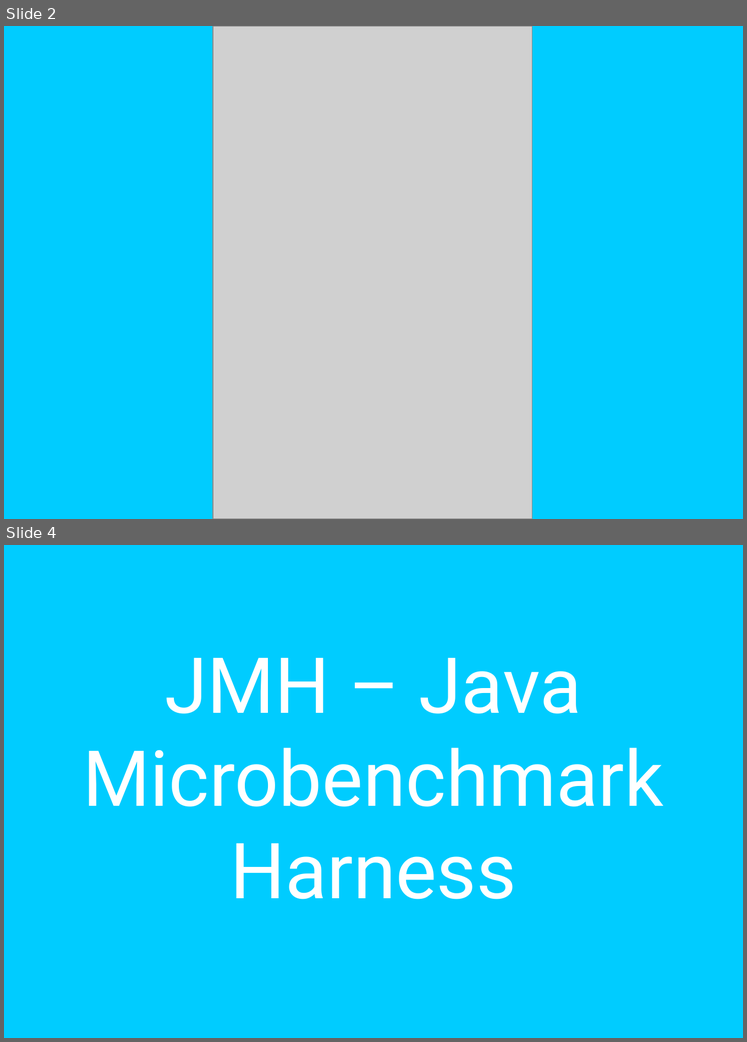
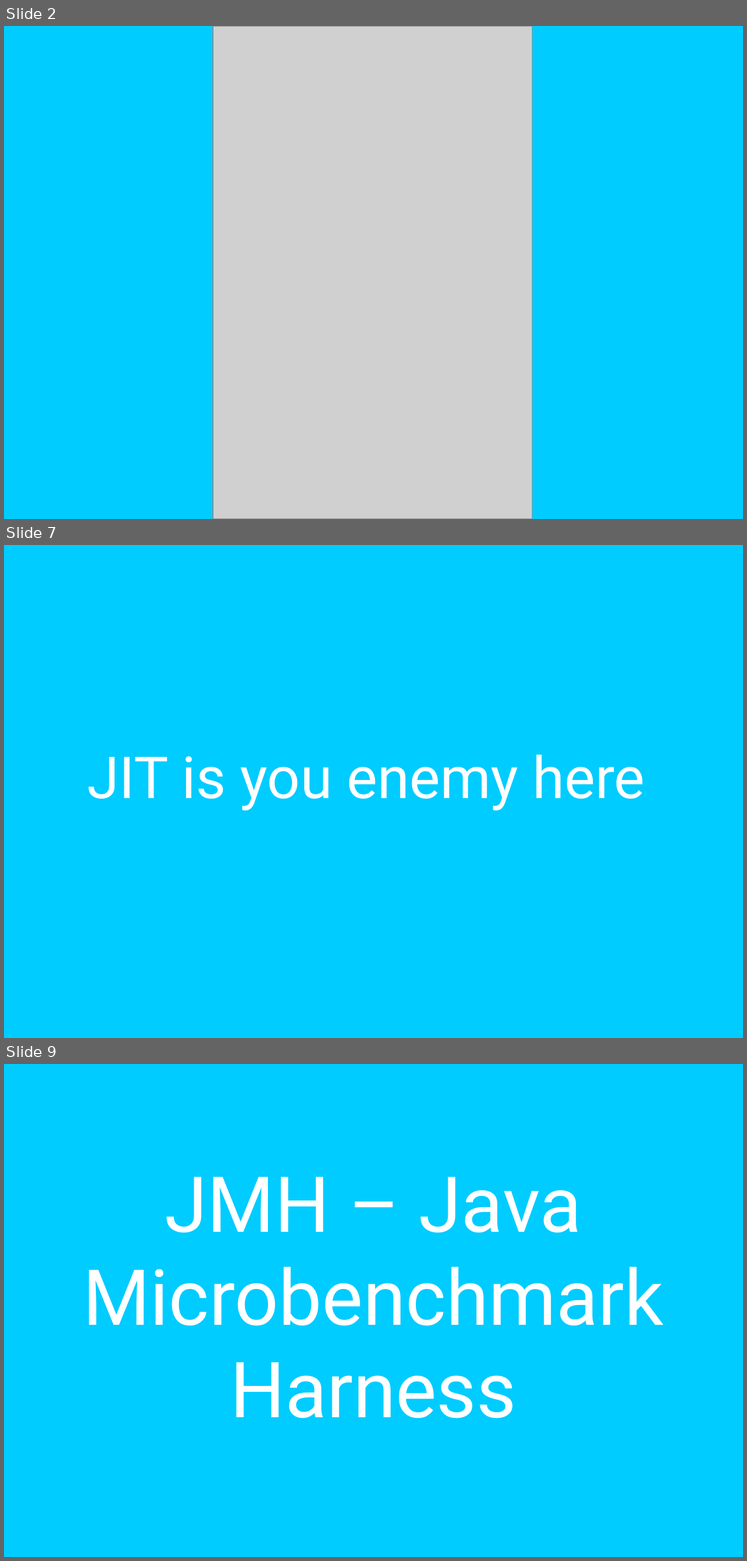
Before and after one commit to mateuszwinnicki/talks, a slide deck: MicrobenchmarksJMH/JMH.odp. Shown one above the other, each under a label of ours: slides 2 and 4 before the commit, slides 2, 7 and 9 after it; the slides between them are not shown. The pictures are 747x1042 and 747x1561 pixels, drawn with LibreOffice and Linux fonts; fonts in the diff are those of the drawing; grey boxes stand for pictures. Boxes give left, top, right and bottom in pixels: in the first picture for what was removed or moved away, otherwise in the second. Text is boxed around its words. In the diff, an @@ line names an element or a change of style, - is before the commit and + after.

```diff
--- a/MicrobenchmarksJMH/JMH.odp
+++ b/MicrobenchmarksJMH/JMH.odp
@@ slide 7 added at box(4, 545, 743, 1038), background #00CCFF @@
@@ text added at box(88, 755, 645, 811), 60 pt, text #FFFFFF @@
+JIT is you enemy here
@@ what was slide 4 is now slide 9 @@
```
Also in this commit, not shown: 2 slides changed, 5 other slides added, 2 slides removed, 5 other files.
